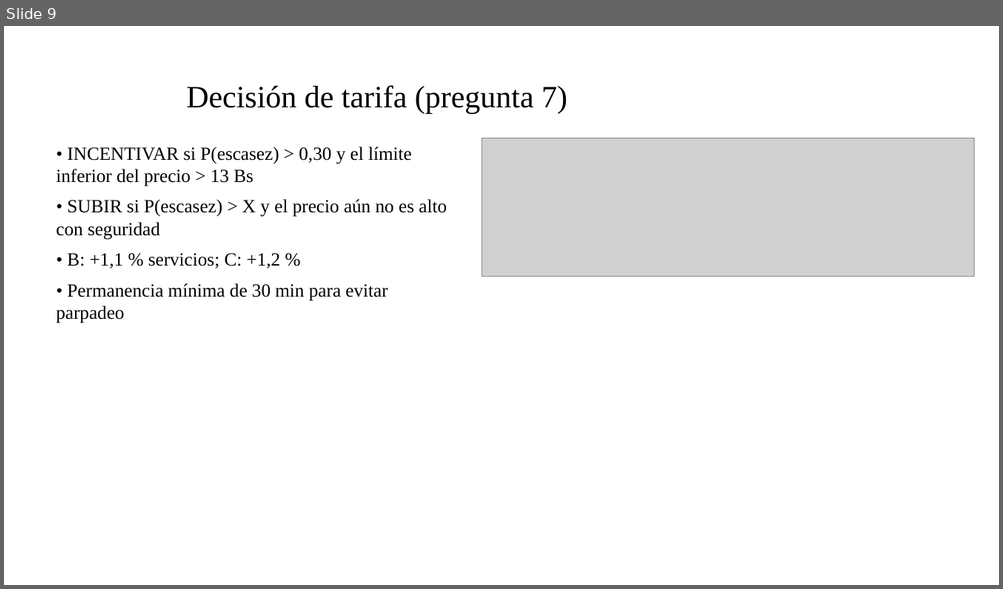
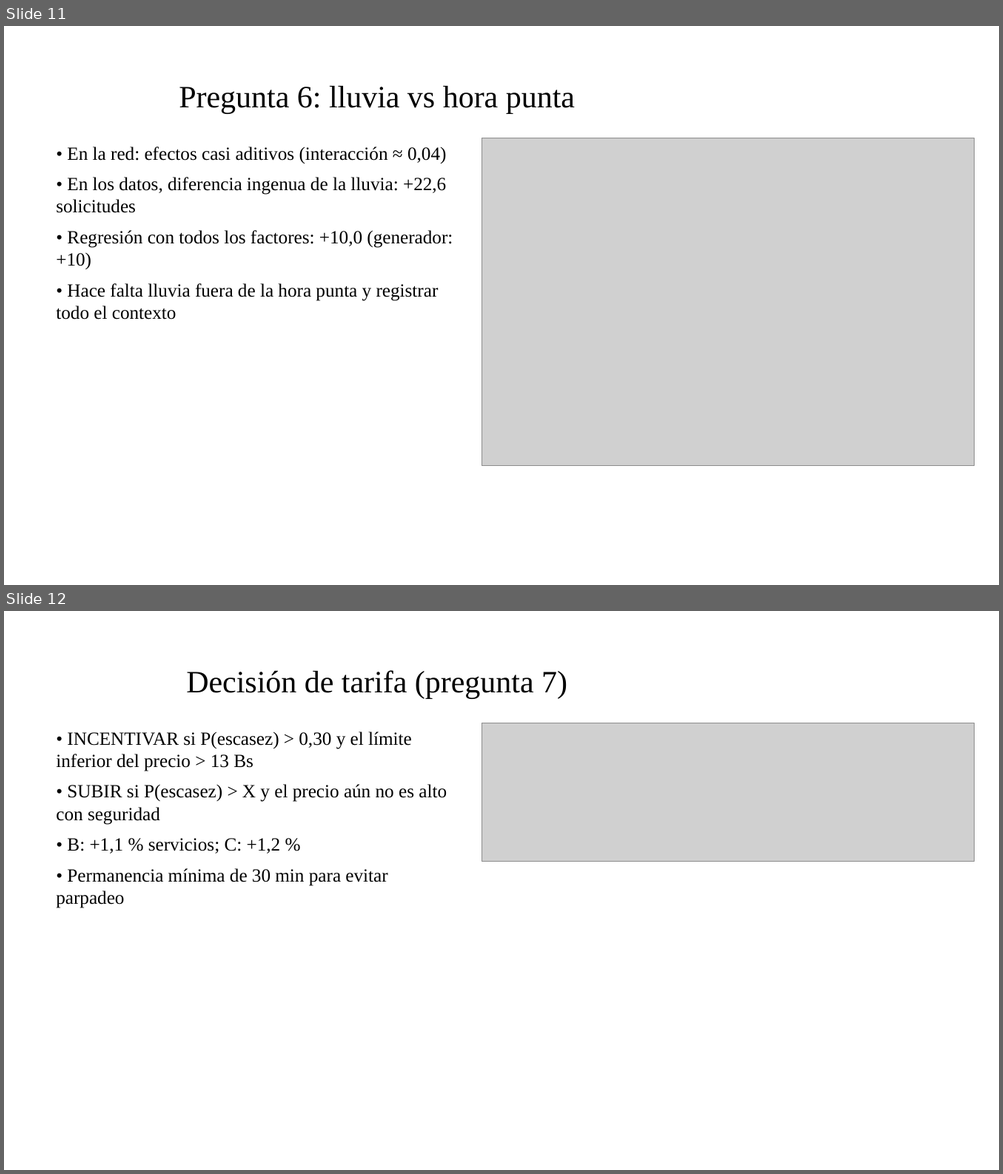
Before and after one commit to Ruben-Cordero/pasajes, a slide deck: informe/presentacion.pptx. Shown one above the other, each under a label of ours: slide 9 before the commit, slides 11 and 12 after it. The pictures are 1003x589 and 1003x1174 pixels, drawn with LibreOffice and Linux fonts; fonts in the diff are those of the drawing; grey boxes stand for pictures. Boxes give left, top, right and bottom in pixels: in the first picture for what was removed or moved away, otherwise in the second. Text is boxed around its words. In the diff, an @@ line names an element or a change of style, - is before the commit and + after.

```diff
--- a/informe/presentacion.pptx
+++ b/informe/presentacion.pptx
@@ slide 11 added at <box>4,26,999,585</box>, background #FFFFFF @@
@@ title added at <box>179,86,575,113</box>, 30 pt, text #000000 @@
+Pregunta 6: lluvia vs hora punta
@@ text added at <box>56,147,452,320</box>, 18 pt, text #000000 @@
+• En la red: efectos casi aditivos (interacción ≈ 0,04)
+• En los datos, diferencia ingenua de la lluvia: +22,6 solicitudes
+• Regresión con todos los factores: +10,0 (generador: +10)
+• Hace falta lluvia fuera de la hora punta y registrar todo el contexto
@@ picture added at <box>481,138,974,466</box> @@
@@ what was slide 9 is now slide 12 @@
```
Also in this commit, not shown: 1 slide changed, 2 other slides added, 48 other files.
